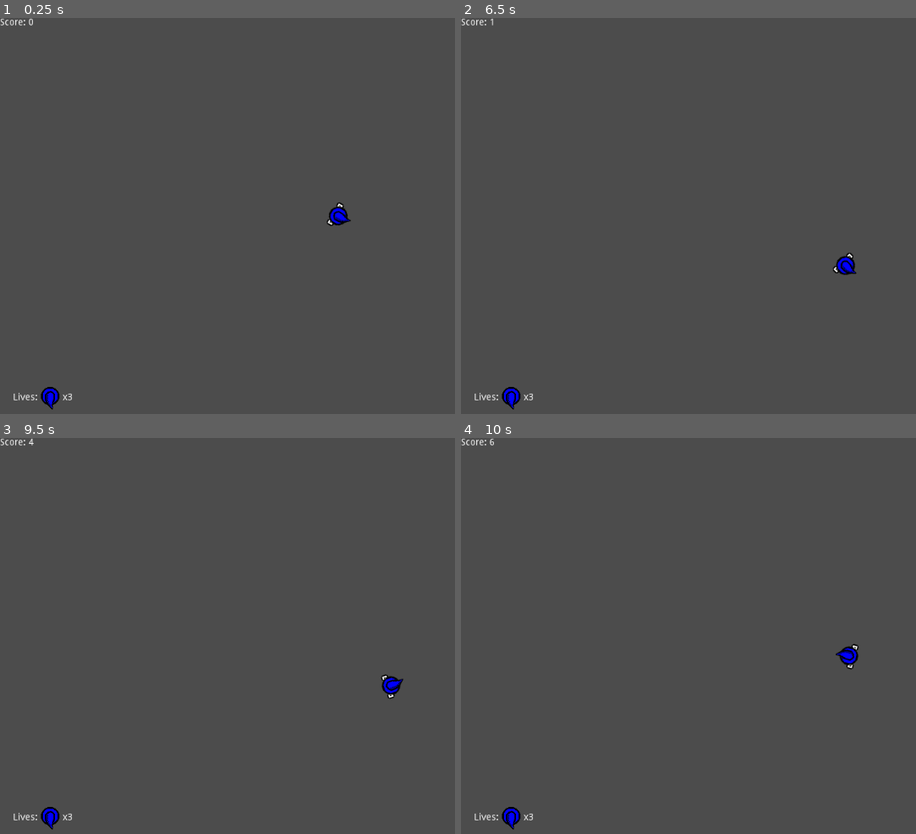
Above: before the commit, frames 1-4 (two rows, left to right).
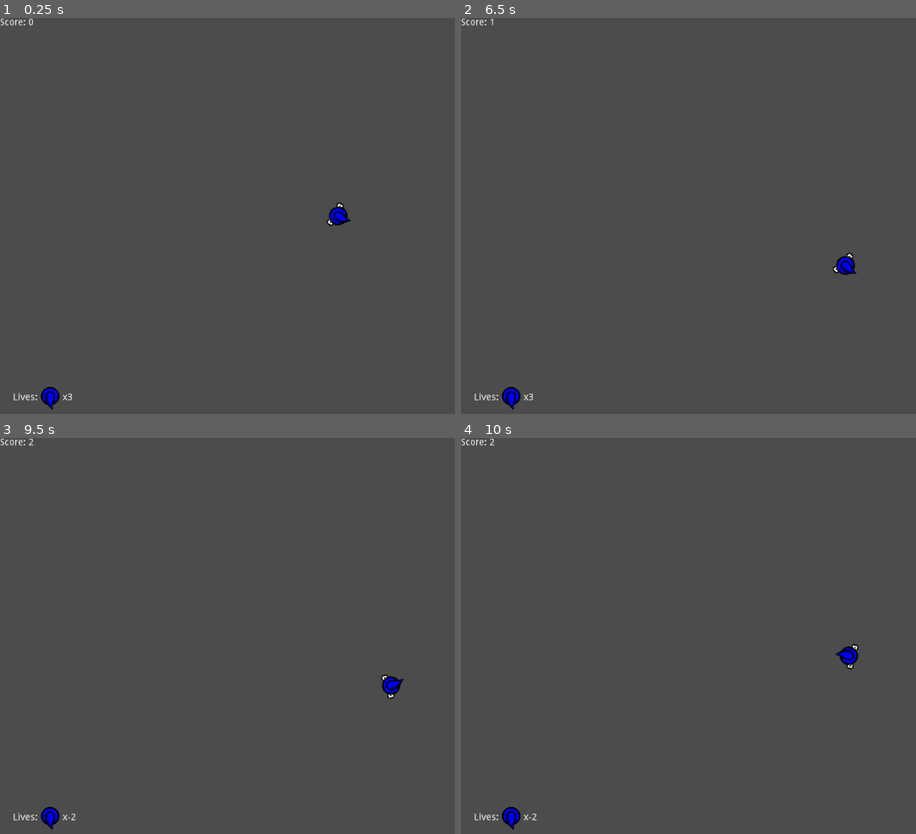
Above: after the commit, the same moments.

Repository: taylorhansen/Blue-vs-The-Sandwich-Invasion
Game: Godot game, scene res://world/World.tscn
Same seed, same stepped clock (60 frames per second), same inputs: the game is played once before the commit and once after it.
Inputs (mouse positions are in pixels of both pictures, inside the frame that each line leads up to):
- Up to frame 1 (0.25 s): no input
- Up to frame 2 (6.5 s): tap Enter at 0.5 s; move the mouse to (outside the picture) at 0.52 s; press the mouse at (outside the picture) at 0.53 s; hold D (move_right) 0.53-1.28 s; move the mouse to (665, 235) at 1.27 s; release the mouse at (665, 235) at 1.28 s; hold S (move_down) 1.28-2.03 s; click (665, 235) at 1.35 s; move the mouse to (865, 128) at 2.02 s; press the mouse at (865, 128) at 2.03 s; hold D (move_right) 2.03-2.78 s; move the mouse to (765, 295) at 2.77 s; release the mouse at (765, 295) at 2.78 s; hold W (move_up) 2.78-3.53 s; click (765, 295) at 2.85 s; move the mouse to (outside the picture) at 3.52 s; press the mouse at (outside the picture) at 3.53 s; hold A (move_left) 3.53-5.03 s; move the mouse to (597, 156) at 4.27 s; release the mouse at (597, 156) at 4.28 s; click (597, 156) at 4.35 s; move the mouse to (834, 216) at 5.02 s; press the mouse at (834, 216) at 5.03 s; hold S (move_down) 5.03-5.78 s; move the mouse to (697, 117) at 5.77 s; release the mouse at (697, 117) at 5.78 s; hold D (move_right) from 5.78 s (still down); click (697, 117) at 5.85 s
- Up to frame 3 (9.5 s): move the mouse to (outside the picture) at 6.52 s; release D (move_right) at 6.53 s; press the mouse at (outside the picture) at 6.53 s; hold W (move_up) 6.53-7.28 s; move the mouse to (204, 655) at 7.27 s; release the mouse at (204, 655) at 7.28 s; hold D (move_right) 7.28-8.03 s; click (204, 655) at 7.35 s; move the mouse to (404, 548) at 8.02 s; press the mouse at (404, 548) at 8.03 s; hold S (move_down) 8.03-8.78 s; move the mouse to (304, 715) at 8.77 s; release the mouse at (304, 715) at 8.78 s; hold A (move_left) from 8.78 s (still down); click (304, 715) at 8.85 s
- Up to frame 4 (10 s): move the mouse to (outside the picture) at 9.52 s; release A (move_left) at 9.53 s; press the mouse at (outside the picture) at 9.53 s; hold W (move_up) from 9.53 s (still down)

Frames 1-2 are identical in both runs. In frame 3, less than 0.1% of the frame differs, in the area x 6-17%, y 0-97%; in frame 4, less than 0.1%.

Commit message:
Decrease amount of lives when hit by an enemy
Player had to be changed from an Area2D so that it could scan for other
enemy Area2D's from colliding with it.

To still keep the player from going out of bounds, the player's position
is clamped between the bounds of the viewport.

Diff:
--- a/enemies/enemy/Enemy.tscn
+++ b/enemies/enemy/Enemy.tscn
@@ -16,6 +16,7 @@
 gravity = 98.0
 linear_damp = 0.1
 angular_damp = 1.0
+monitoring = false
 audio_bus_override = false
 audio_bus_name = "Master"
 script = ExtResource( 1 )
--- a/enemies/enemy/enemy.gd
+++ b/enemies/enemy/enemy.gd
@@ -16,10 +16,8 @@
     var direction = (player.global_position - global_position).normalized()
     global_position += MOVEMENT_SPEED * delta * direction
 
-
 func _on_fired():
     """
     Called when being hit by a fireball.
     """
-    # destroy this enemy
     queue_free()
--- a/fireball/Fireball.tscn
+++ b/fireball/Fireball.tscn
@@ -14,6 +14,7 @@
 gravity = 98.0
 linear_damp = 0.1
 angular_damp = 1.0
+monitorable = false
 audio_bus_override = false
 audio_bus_name = "Master"
 script = ExtResource( 1 )
@@ -30,5 +31,3 @@
 autostart = true
 
 [connection signal="area_entered" from="." to="." method="_on_area_entered"]
-
-[connection signal="body_entered" from="." to="." method="_on_body_entered"]
--- a/fireball/fireball.gd
+++ b/fireball/fireball.gd
@@ -21,12 +21,3 @@
 
         # destroy the fireball
         queue_free()
-
-func _on_body_entered(body):
-    """
-    Called when hitting a body.
-    """
-    # make sure we're not actually hitting the player
-    if not body.is_in_group("player"):
-        # destroy the fireball
-        queue_free()
--- a/player/Player.tscn
+++ b/player/Player.tscn
@@ -11,14 +11,18 @@
 custom_solver_bias = 0.0
 radius = 16.0
 
-[node name="Player" type="KinematicBody2D" groups=[
+[node name="Player" type="Area2D" groups=[
 "player",
 ]]
 
 input_pickable = false
-collision_layer = 1
-collision_mask = 1
-collision/safe_margin = 0.08
+gravity_vec = Vector2( 0, 1 )
+gravity = 98.0
+linear_damp = 0.1
+angular_damp = 1.0
+monitorable = false
+audio_bus_override = false
+audio_bus_name = "Master"
 script = ExtResource( 1 )
 MOVEMENT_SPEED = 100
 FIREBALL_SPEED = 500
@@ -56,3 +60,5 @@
 
 position = Vector2( 6, -14 )
 texture = ExtResource( 5 )
+
+[connection signal="area_entered" from="." to="." method="_on_area_entered"]
--- a/player/player.gd
+++ b/player/player.gd
@@ -1,4 +1,7 @@
-extends KinematicBody2D
+extends Area2D
+
+# emitted when hit by an enemy
+signal hit(enemy)
 
 # fireball scene
 const FIREBALL = preload("res://fireball/Fireball.tscn")
@@ -9,14 +12,16 @@
 # fireball speed in pixels/second
 export(float) var FIREBALL_SPEED = 500
 
-# amount of lives the player has
-var lives = 3
-
 func _process(delta):
     # move around
     var velocity = MOVEMENT_SPEED * \
         Vector2(_get_horizontal_input(), _get_vertical_input())
-    move_and_slide(velocity)
+    transform.origin += velocity * delta
+
+    # clamp position within the boundaries
+    var bounds = get_viewport_rect().size
+    transform.origin.x = clamp(transform.origin.x, 0, bounds.x)
+    transform.origin.y = clamp(transform.origin.y, 0, bounds.y)
 
     # rotate towards the position of the mouse
     look_at(get_global_mouse_position())
@@ -51,3 +56,10 @@
     """
     return int(Input.is_action_pressed("move_down")) - \
         int(Input.is_action_pressed("move_up"))
+
+func _on_area_entered(area):
+    """
+    Called when another area collides with this one.
+    """
+    if area.is_in_group("enemies"):
+        emit_signal("hit", area)
--- a/world/World.tscn
+++ b/world/World.tscn
@@ -1,33 +1,9 @@
-[gd_scene load_steps=9 format=2]
+[gd_scene load_steps=5 format=2]
 
 [ext_resource path="res://world/world.gd" type="Script" id=1]
 [ext_resource path="res://player/Player.tscn" type="PackedScene" id=2]
 [ext_resource path="res://player/hatbase.tga" type="Texture" id=3]
 [ext_resource path="res://player/hattop.tga" type="Texture" id=4]
-
-[sub_resource type="SegmentShape2D" id=1]
-
-custom_solver_bias = 0.0
-a = Vector2( 1024, 0 )
-b = Vector2( 1024, 600 )
-
-[sub_resource type="SegmentShape2D" id=2]
-
-custom_solver_bias = 0.0
-a = Vector2( 0, 0 )
-b = Vector2( 0, 600 )
-
-[sub_resource type="SegmentShape2D" id=3]
-
-custom_solver_bias = 0.0
-a = Vector2( 0, 600 )
-b = Vector2( 1024, 600 )
-
-[sub_resource type="SegmentShape2D" id=4]
-
-custom_solver_bias = 0.0
-a = Vector2( 0, 0 )
-b = Vector2( 1024, 0 )
 
 [node name="World" type="Node" index="0"]
 
@@ -37,33 +13,7 @@
 
 position = Vector2( 512, 300 )
 
-[node name="Walls" type="StaticBody2D" parent="." index="1"]
-
-input_pickable = false
-collision_layer = 1
-collision_mask = 1
-constant_linear_velocity = Vector2( 0, 0 )
-constant_angular_velocity = 0.0
-friction = 1.0
-bounce = 0.0
-
-[node name="Right" type="CollisionShape2D" parent="Walls" index="0"]
-
-shape = SubResource( 1 )
-
-[node name="Left" type="CollisionShape2D" parent="Walls" index="1"]
-
-shape = SubResource( 2 )
-
-[node name="Down" type="CollisionShape2D" parent="Walls" index="2"]
-
-shape = SubResource( 3 )
-
-[node name="Up" type="CollisionShape2D" parent="Walls" index="3"]
-
-shape = SubResource( 4 )
-
-[node name="Enemies" type="Node" parent="." index="2"]
+[node name="Enemies" type="Node" parent="." index="1"]
 
 [node name="SpawnTimer" type="Timer" parent="Enemies" index="0"]
 
@@ -72,7 +22,7 @@
 one_shot = false
 autostart = true
 
-[node name="HUD" type="CanvasLayer" parent="." index="3"]
+[node name="HUD" type="CanvasLayer" parent="." index="2"]
 
 layer = 1
 offset = Vector2( 0, 0 )
@@ -153,4 +103,6 @@
 lines_skipped = 0
 max_lines_visible = -1
 
+[connection signal="hit" from="Player" to="." method="_on_Player_hit"]
+
 [connection signal="timeout" from="Enemies/SpawnTimer" to="." method="_on_SpawnTimer_timeout"]
--- a/world/world.gd
+++ b/world/world.gd
@@ -5,7 +5,11 @@
 
 onready var player = $Player
 
+# current score
 var score = 0
+
+# amount of lives the player has
+var lives = 3
 
 func _ready():
     # initialize score label
@@ -40,6 +44,17 @@
     enemy.connect("fired", self, "_on_Enemy_fired")
     $Enemies.add_child(enemy)
 
+func _on_Player_hit(enemy):
+    """
+    Called when the player is hit and loses a life.
+    """
+    enemy.queue_free()
+    lives -= 1
+    _update_lives()
+    if lives <= 0:
+        # TODO: game over
+        pass
+
 func _on_Enemy_fired():
     """
     Called when an enemy is "fired" or killed.
@@ -60,4 +75,4 @@
     """
     Updates the life indicator in the HUD.
     """
-    $HUD/Lives/Label2.text = "x" + str(player.lives)
+    $HUD/Lives/Label2.text = "x" + str(lives)
